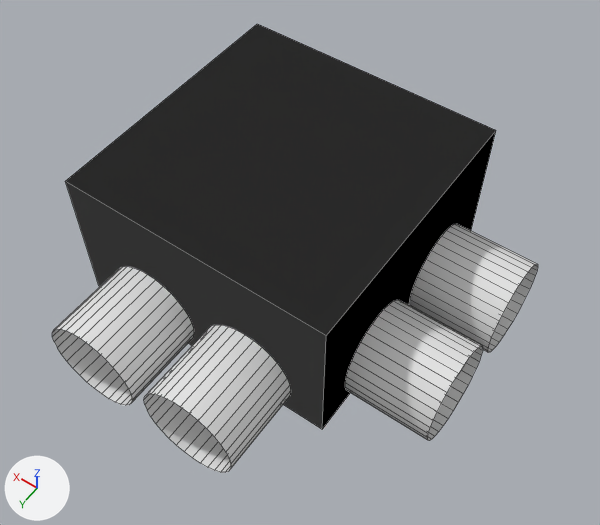
One commit to the OBJ model src/main/resources/assets/electricity/models/dc_string_cable/dc_string_cable_cross.obj: the scene before it, then after it.
Rendered twice from a 50 mm lens placed at (0.122, 0.005, 0.804), pointed at (0.455, -0.461, 0.072). The lights are fixed; the arrows at lower left show +X, +Y and +Z. The older version comes first. Mesh edges are drawn as thin lines. Where no turn or scale is listed for an object, it has been applied to the vertices.

Names of what the first picture shows: 'gland', 'jbox', 'jbox.001'.
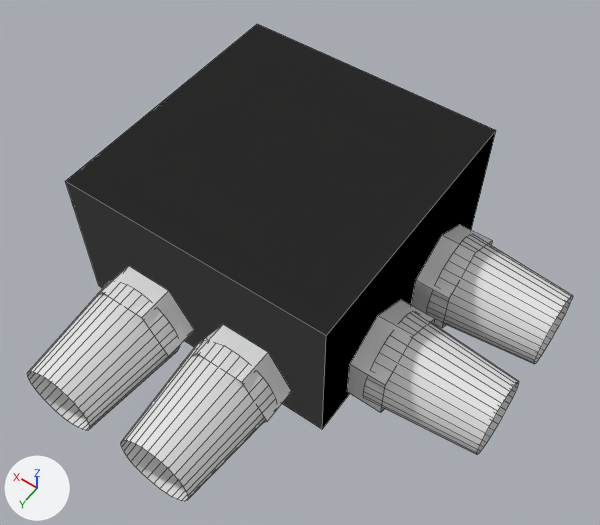
Scene script edits in JSON lines:
```json
{"block": "me_gland", "where": "# used by ob_gland; location = (0.0, 0.0, 0.0)"}
{"op": "remove", "block": "me_gland", "code": "me_gland.from_pydata(...)  # 512 vertices, 256 faces; spans x 0.237..0.712, y -0.712..-0.237, z -0.016..0.097"}
{"op": "add", "block": "me_gland", "code": "me_gland.from_pydata(...)  # 608 vertices, 304 faces; spans x 0.189..0.748, y -0.748..-0.189, z -0.017..0.098"}
{"block": "me_gland", "change": "me_gland part 1: the loose piece of 64 vertices spanning x 0.378..0.491, y -0.338..-0.237, z -0.016..0.097 is rebuilt with 64 vertices and now spans x 0.381..0.488, y -0.316..-0.189, z -0.013..0.094"}
{"block": "me_gland", "change": "me_gland part 2: the loose piece of 64 vertices spanning x 0.509..0.622, y -0.338..-0.237, z -0.016..0.097 is rebuilt with 64 vertices and now spans x 0.512..0.619, y -0.316..-0.189, z -0.013..0.094"}
{"block": "me_gland", "change": "me_gland part 3: the loose piece of 64 vertices spanning x 0.237..0.338, y -0.491..-0.378, z -0.016..0.097 is rebuilt with 64 vertices and now spans x 0.189..0.316, y -0.488..-0.381, z -0.013..0.094"}
{"block": "me_gland", "change": "me_gland part 4: the loose piece of 64 vertices spanning x 0.237..0.338, y -0.622..-0.509, z -0.016..0.097 is rebuilt with 64 vertices and now spans x 0.189..0.316, y -0.619..-0.512, z -0.013..0.094"}
{"block": "me_gland", "change": "me_gland part 5"}
{"block": "me_gland", "change": "48 vertices are added at x 0.295..0.641, y -0.684..-0.338, z -0.017..0.098"}
{"block": "me_gland", "change": "24 new vertices lie (0.043, 0.0, 0.0) away from vertices in x 0.295..0.641, y -0.615..-0.385, z -0.017..0.098"}
{"block": "me_gland", "change": "24 new vertices lie (0.0, 0.043, 0.0) away from vertices in x 0.377..0.623, y -0.684..-0.338, z -0.009..0.09"}
{"block": "me_gland", "change": "48 new faces join them"}
{"block": "me_gland", "change": "other edits to the shape of me_gland do not show in these pictures"}
```

Changed parts and their boxes [x1, y1, x2, y2] in the pictures (600 x 525 px):
```json
{"object": "gland", "change": "reshaped", "before": [52, 224, 538, 472], "after": [27, 159, 573, 501]}
{"part": 1, "of": "me_gland", "change": "rebuilt", "before": [144, 325, 291, 472], "after": [121, 341, 276, 501], "on screen": "9% taller"}
{"part": 2, "of": "me_gland", "change": "rebuilt", "before": [52, 266, 194, 405], "after": [27, 281, 179, 430], "on screen": "7% wider, 7% taller"}
{"part": 3, "of": "me_gland", "change": "rebuilt", "before": [345, 300, 483, 441], "after": [363, 311, 519, 455], "on screen": "13% wider"}
{"part": 4, "of": "me_gland", "change": "rebuilt", "before": [409, 224, 538, 353], "after": [427, 234, 573, 364], "on screen": "13% wider"}
{"part": 5, "of": "me_gland", "change": "added", "after": [101, 225, 492, 423]}
```
